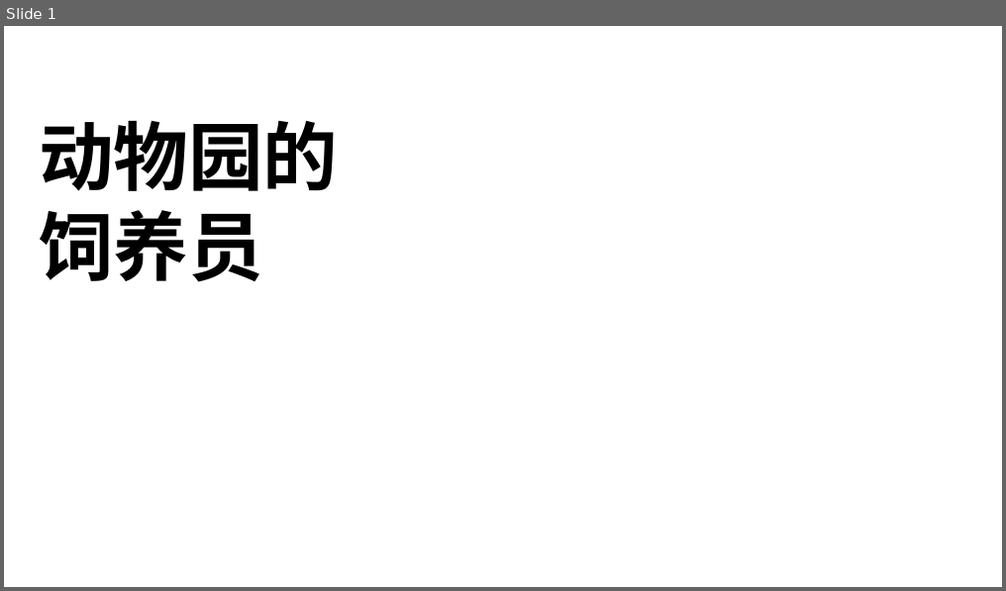
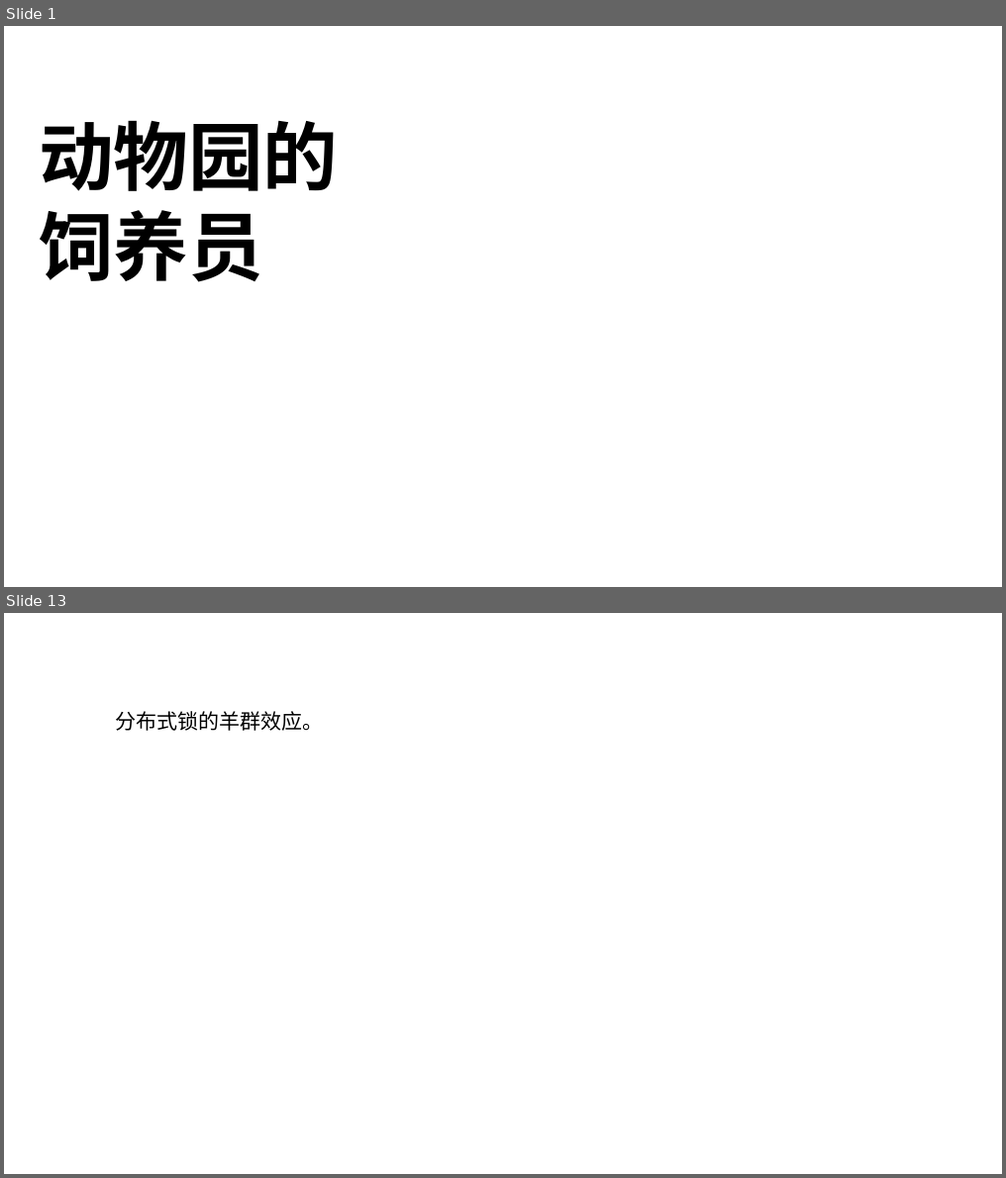
Before and after one commit to happyfucheng/JavaStudy, a slide deck: doc/zookeeper/zookeeper.pptx. Shown one above the other, each under a label of ours: slide 1 before the commit, slides 1 and 13 after it; the slides between them are not shown. The pictures are 1006x591 and 1006x1178 pixels, drawn with LibreOffice and Linux fonts; fonts in the diff are those of the drawing; background and template pictures are left out. Boxes give left, top, right and bottom in pixels: in the first picture for what was removed or moved away, otherwise in the second. Text is boxed around its words. In the diff, an @@ line names an element or a change of style, - is before the commit and + after.

```diff
--- a/doc/zookeeper/zookeeper.pptx
+++ b/doc/zookeeper/zookeeper.pptx
@@ slide 13 added at [4, 613, 1002, 1174], background picture (left out) @@
@@ text added at [116, 711, 324, 731], 20 pt, text #000000 @@
+分布式锁的羊群效应。
```
Also in this commit, not shown: 6 slides changed, 5 other slides added, 3 slides removed, 46 other files.
